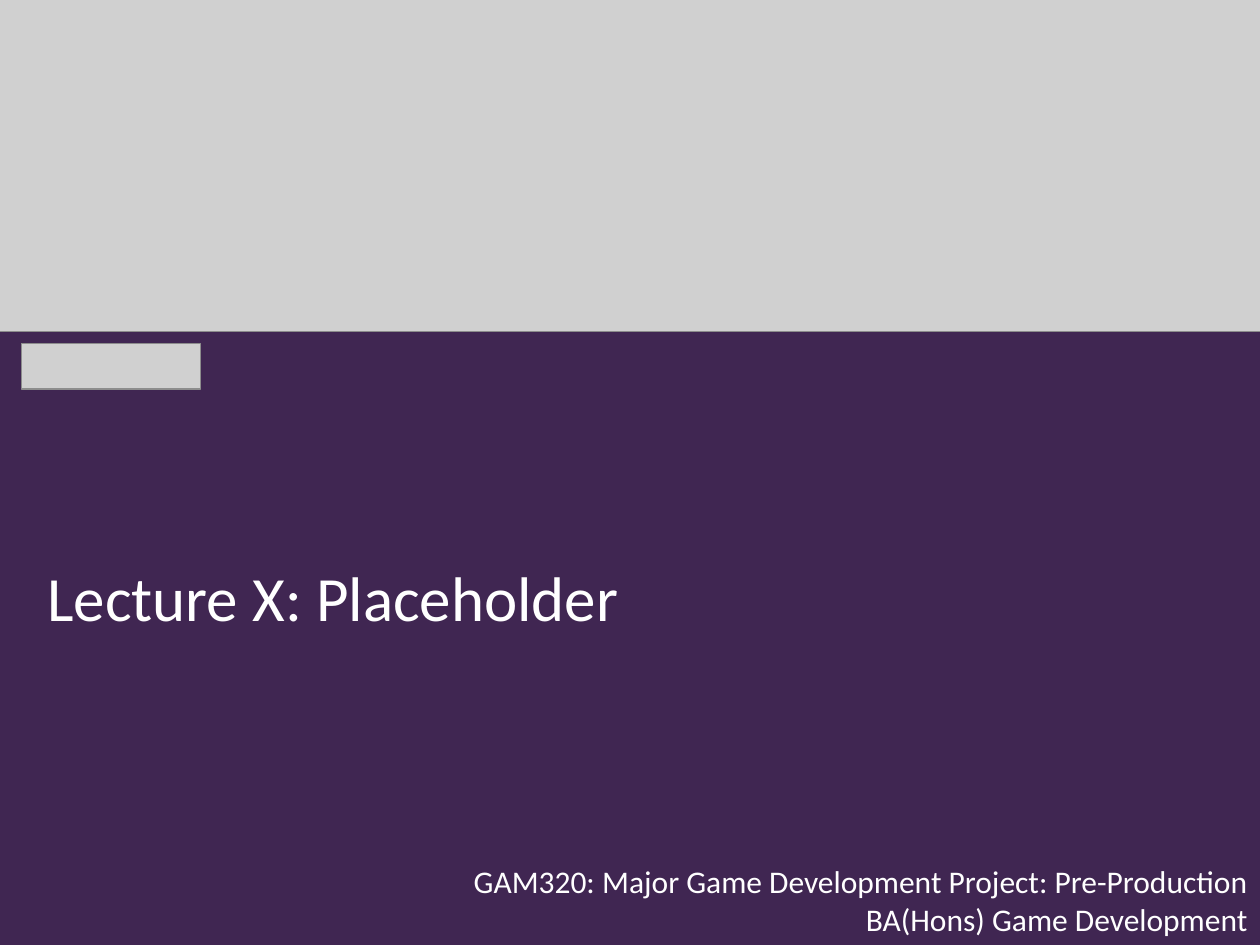
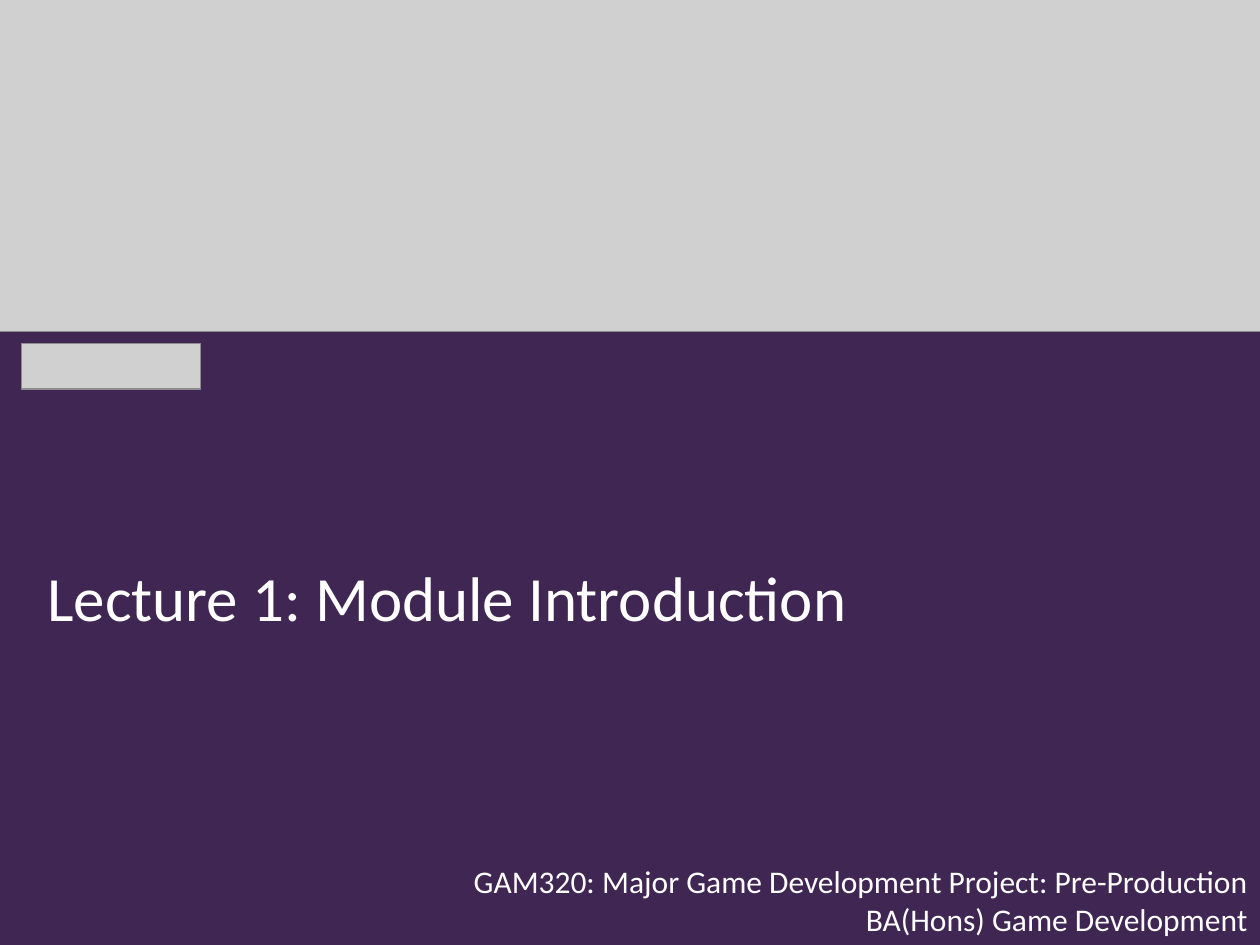
Before and after one commit to Falmouth-Games-Academy/ba-course-materials, a slide deck: slide 1 of GAM320/01/GAM320_01_lecture.pptx. Drawn at 1260x945 pixels with LibreOffice and Linux fonts; fonts in the diff are those of the drawing; grey boxes stand for pictures; background and template pictures are left out. Boxes give left, top, right and bottom in pixels: in the first picture for what was removed or moved away, otherwise in the second. Text is boxed around its words. In the diff, an @@ line names an element or a change of style, - is before the commit and + after.

```diff
--- a/GAM320/01/GAM320_01_lecture.pptx
+++ b/GAM320/01/GAM320_01_lecture.pptx
@@ text at (47,577,846,622): text changed @@
-Lecture X: Placeholder
+Lecture 1: Module Introduction
```
Also in this commit, not shown: 9 slides added, 3 other files.
